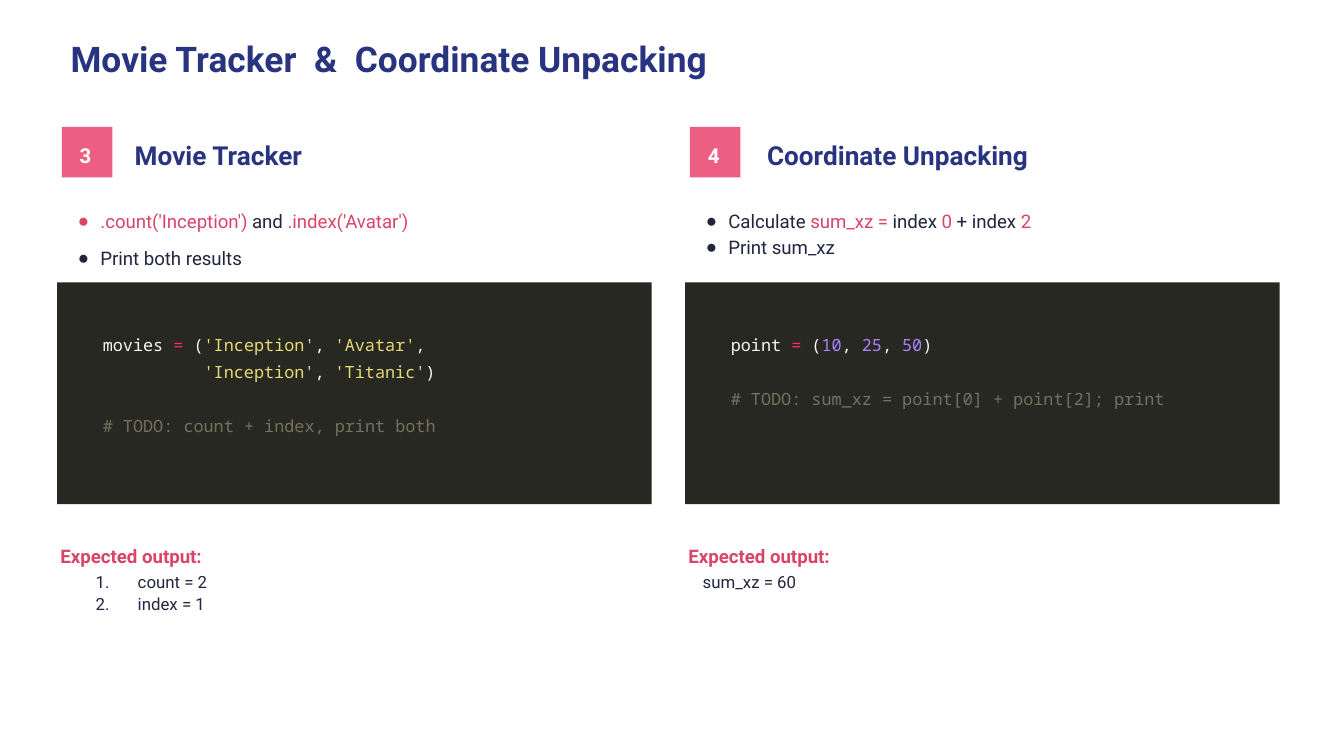
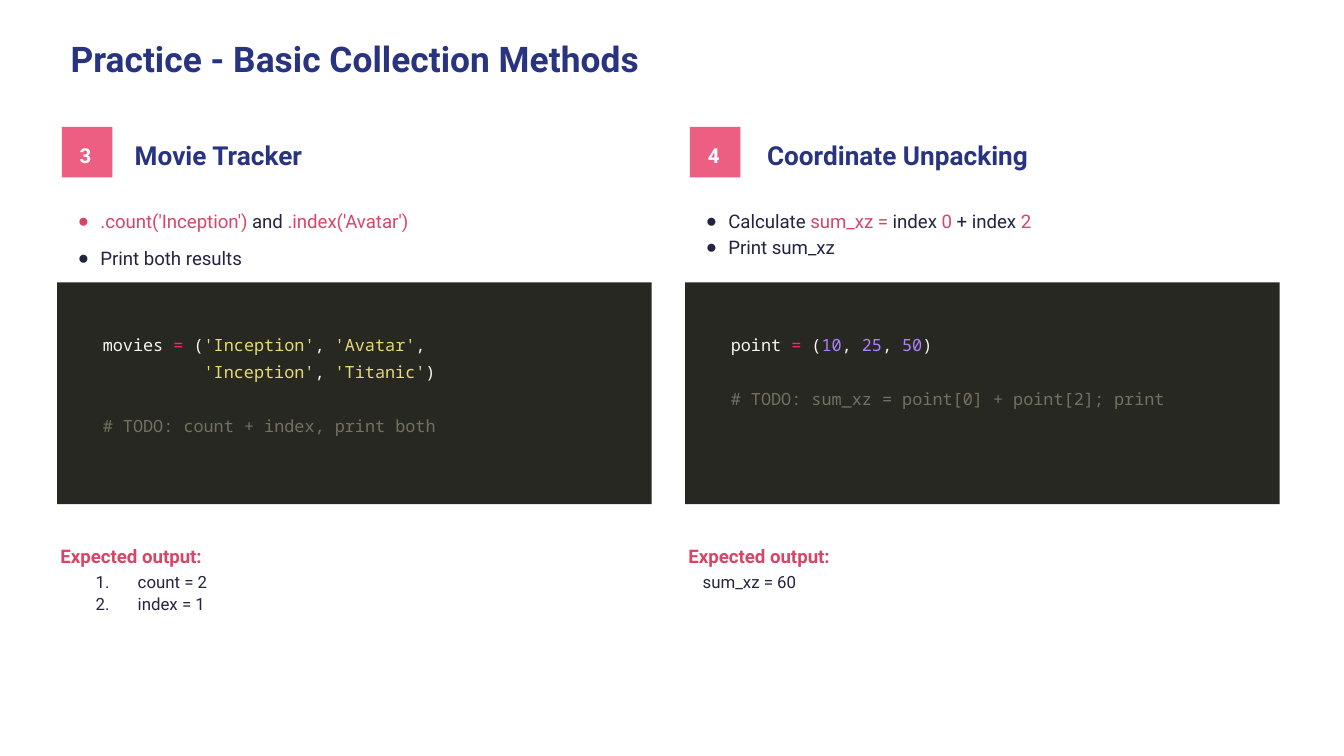
Before and after one commit to wg-training/wg-python-for-data-science-fundamental, a slide deck: slide 28 of slides/07 - Collections Data Types.pptx. Drawn at 1344x756 pixels with LibreOffice and Linux fonts; fonts in the diff are those of the drawing. Boxes give left, top, right and bottom in pixels: in the first picture for what was removed or moved away, otherwise in the second. Text is boxed around its words. In the diff, an @@ line names an element or a change of style, - is before the commit and + after.

Commit message:
feat: add Functions slides and update Collections and Loop presentation materials

```diff
--- a/slides/07 - Collections Data Types.pptx
+++ b/slides/07 - Collections Data Types.pptx
@@ title at (x1=71, y1=45, x2=639, y2=73): text changed @@
-Movie Tracker & Coordinate Unpacking
+Practice - Basic Collection Methods
```
Also in this commit, not shown: 6 other slides changed, 5 other files.
